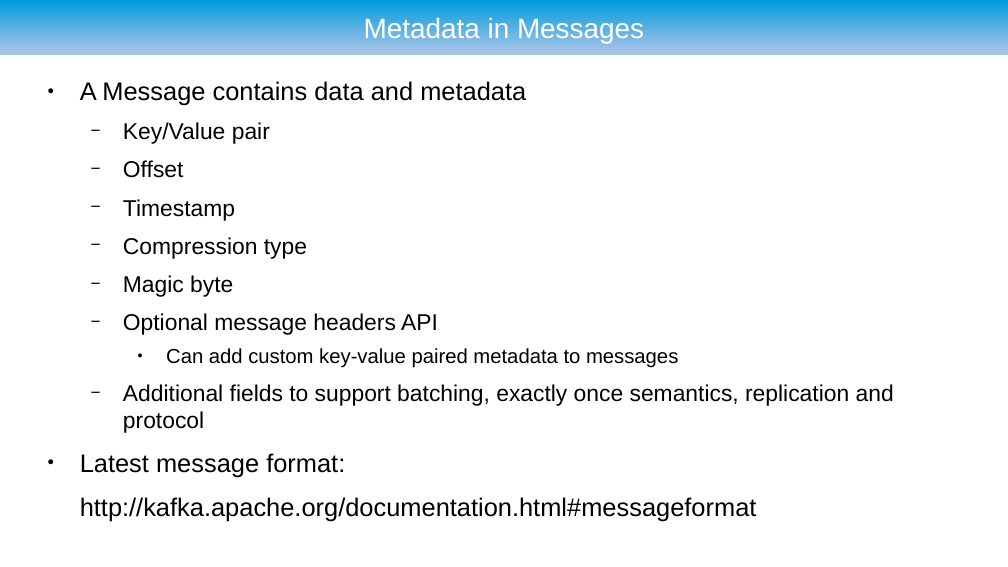
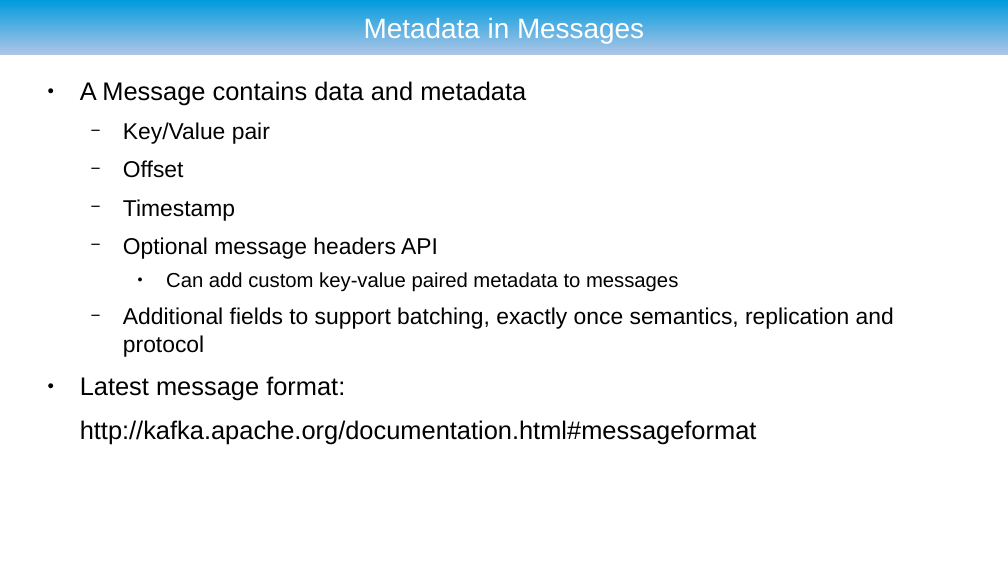
Before and after one commit to ryzlab/kafka-kompetensdag, a slide deck: slide 17 of doc/presentation-umejug.odp (slide 16 before the commit). Drawn at 1008x567 pixels with LibreOffice and Linux fonts; fonts in the diff are those of the drawing; background and template pictures are left out. Boxes give left, top, right and bottom in pixels: in the first picture for what was removed or moved away, otherwise in the second. Text is boxed around its words. In the diff, an @@ line names an element or a change of style, - is before the commit and + after.

```diff
--- a/doc/presentation-umejug.odp
+++ b/doc/presentation-umejug.odp
@@ text at (123, 237, 307, 297): paragraphs removed @@
-  − Compression type
-  − Magic byte
```
Also in this commit, not shown: 6 other slides changed, 5 slides added, 1 slide removed, 2 other files.
